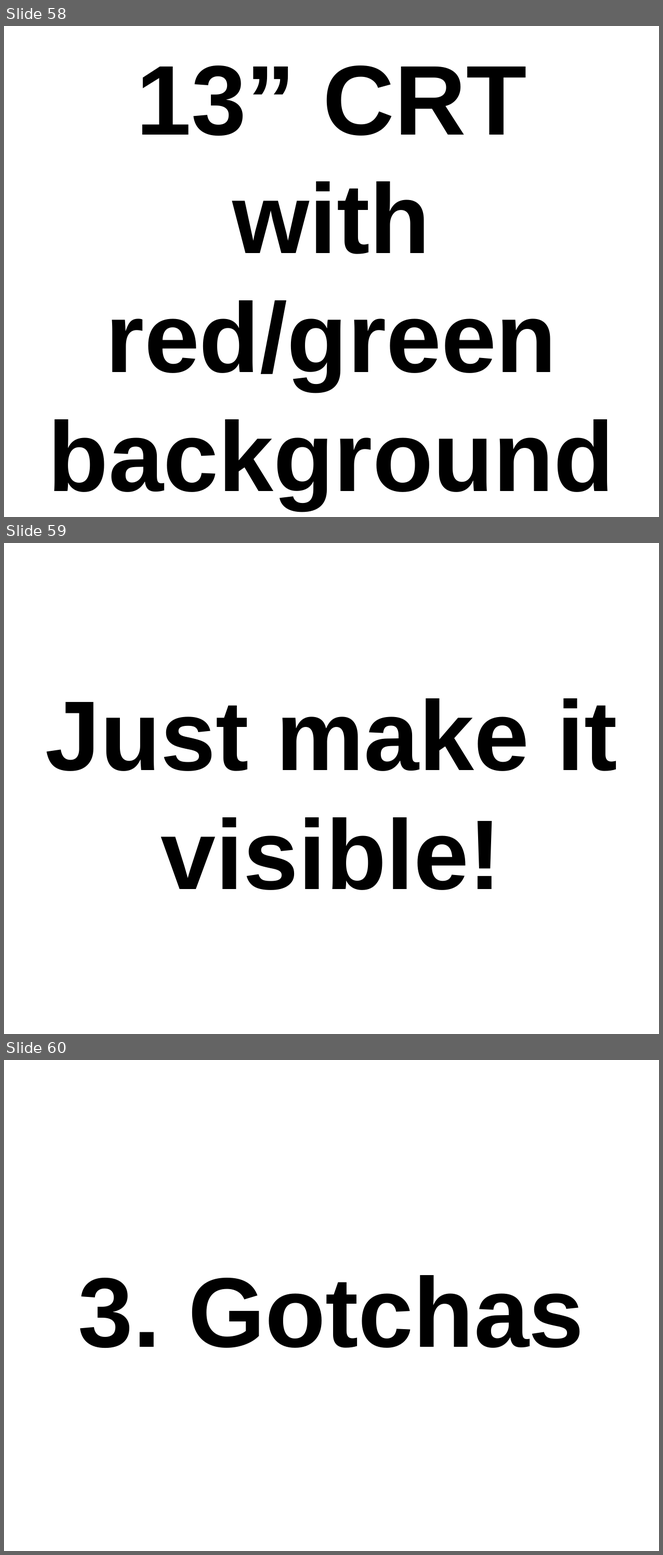
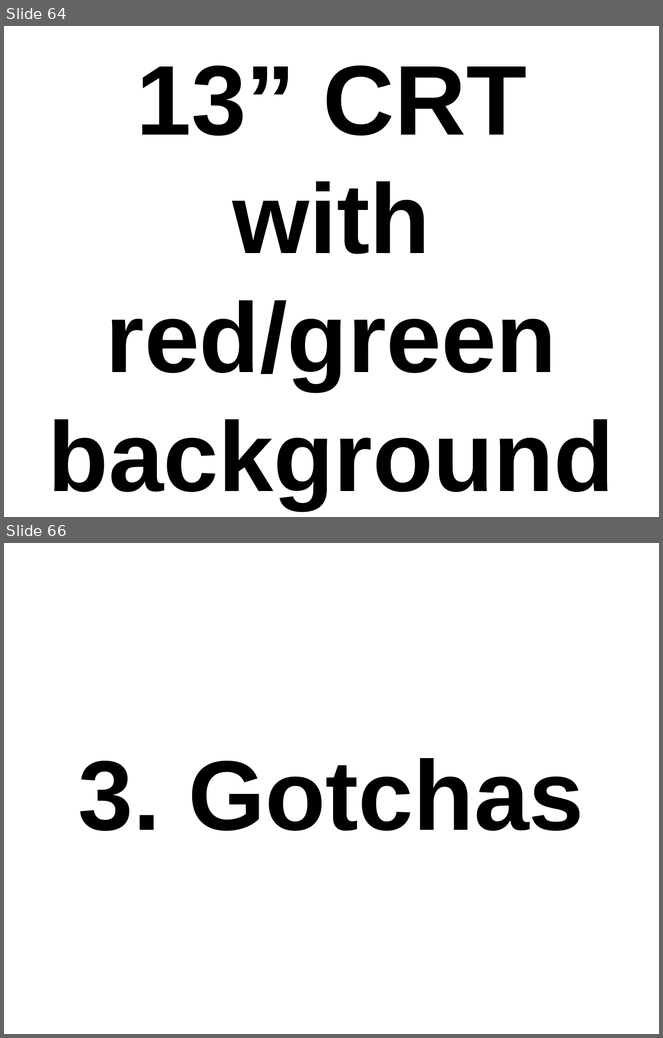
Before and after one commit to thewoolleyman/ci_for_the_rails_guy_or_gal, a slide deck: presentation/ci_for_the_web_2.0_guy_or_gal.odp. Shown one above the other, each under a label of ours: slides 58, 59 and 60 before the commit, slides 64 and 66 after it; the slides between them are not shown. The pictures are 663x1555 and 663x1038 pixels, drawn with LibreOffice and Linux fonts; fonts in the diff are those of the drawing. Boxes give left, top, right and bottom in pixels: in the first picture for what was removed or moved away, otherwise in the second. Text is boxed around its words. In the diff, an @@ line names an element or a change of style, - is before the commit and + after.

```diff
--- a/presentation/ci_for_the_web_2.0_guy_or_gal.odp
+++ b/presentation/ci_for_the_web_2.0_guy_or_gal.odp
@@ slide 59 removed at [4,543,659,1034], background #FFFFFF @@
@@ title removed at [45,698,617,890] @@
-Just make it visible!
@@ what was slide 58 is now slide 64 @@
@@ what was slide 60 is now slide 66 @@
```
Also in this commit, not shown: 1 slide changed, 7 slides added.
